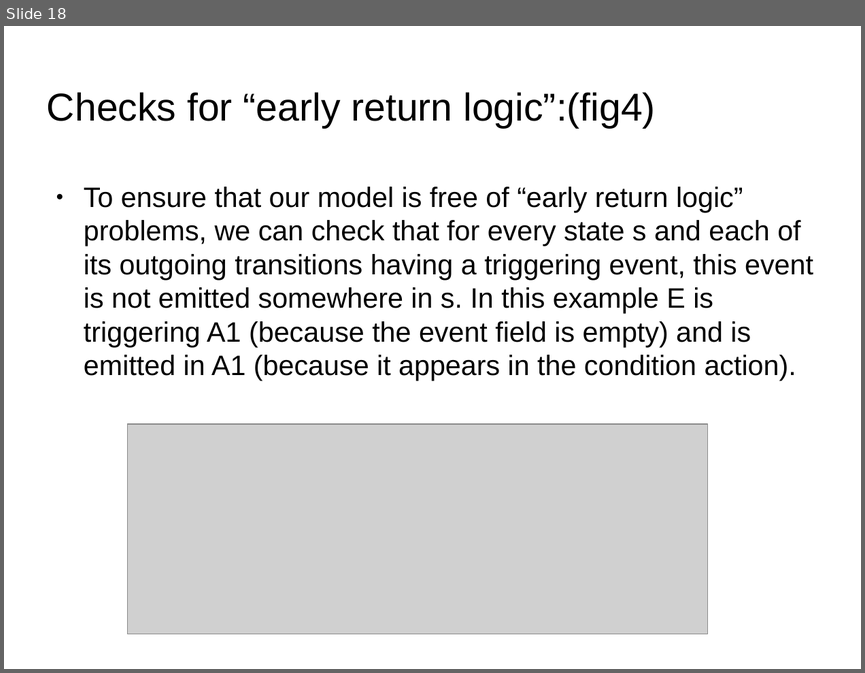
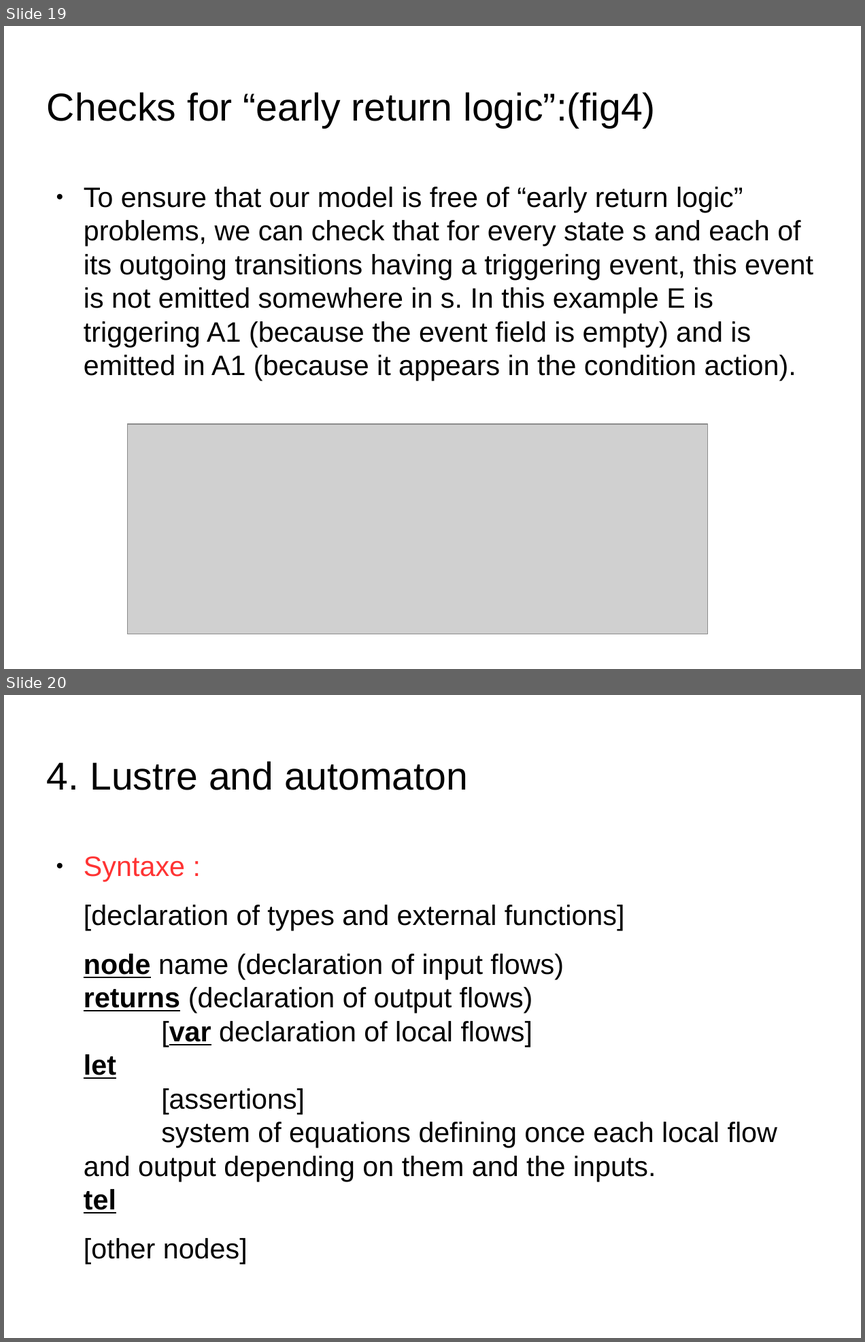
Before and after one commit to hbourbouh/stateflow2Lustre-automaton, a slide deck: reports/presentation_Verimag.odp. Shown one above the other, each under a label of ours: slide 18 before the commit, slides 19 and 20 after it. The pictures are 865x673 and 865x1342 pixels, drawn with LibreOffice and Linux fonts; fonts in the diff are those of the drawing; grey boxes stand for pictures; background and template pictures are left out. Boxes give left, top, right and bottom in pixels: in the first picture for what was removed or moved away, otherwise in the second. Text is boxed around its words. In the diff, an @@ line names an element or a change of style, - is before the commit and + after.

```diff
--- a/reports/presentation_Verimag.odp
+++ b/reports/presentation_Verimag.odp
@@ slide 20 added at (4, 695, 861, 1338), background picture (left out) @@
@@ title added at (47, 761, 468, 790), 36 pt, text #000000 @@
+4. Lustre and automaton
@@ text added at (84, 856, 777, 1213), 26 pt, text #000000 @@
+● Syntaxe :
+[declaration of types and external functions]
+node name (declaration of input flows)
+returns (declaration of output flows)
+[var declaration of local flows]
+let
+[assertions]
+system of equations defining once each local flow and output depending on them and the inputs.
+tel
+[other nodes]
@@ what was slide 18 is now slide 19 @@
```
Also in this commit, not shown: 3 slides changed, 14 other slides added, 4 slides removed, 10 other files.
